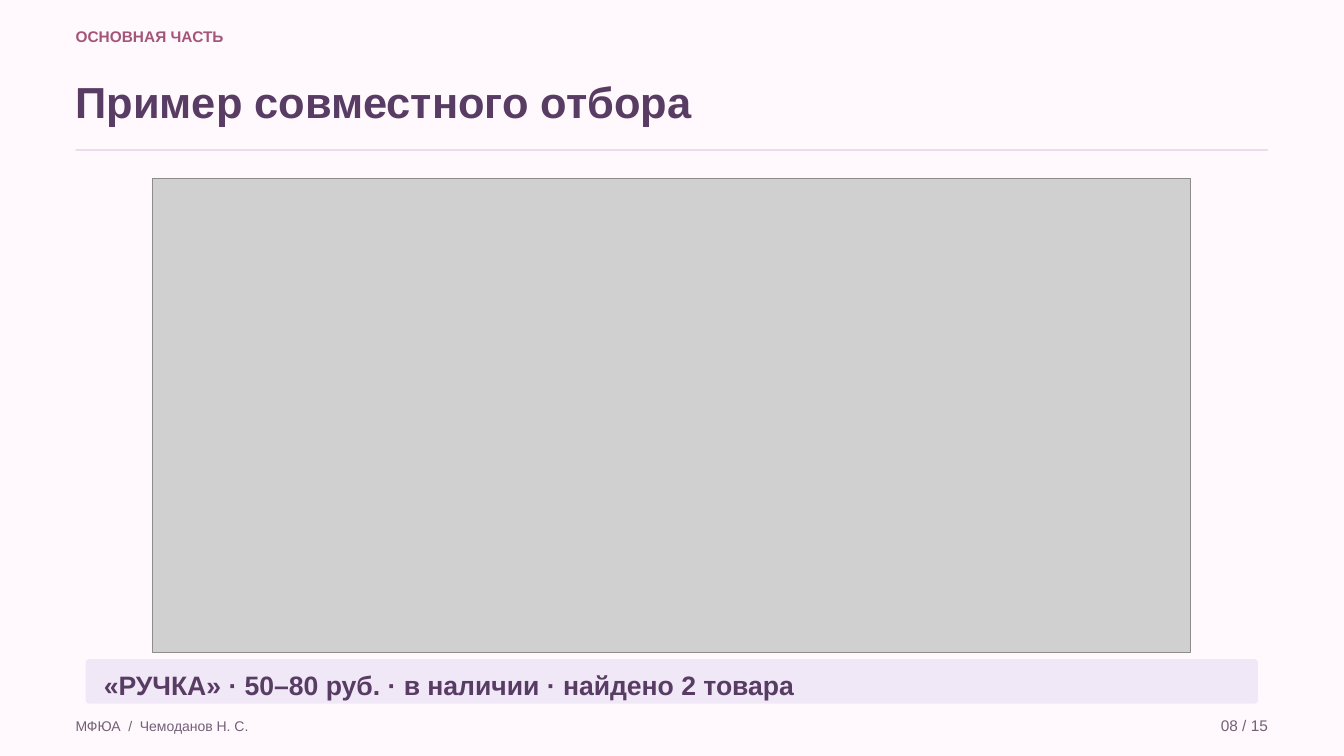
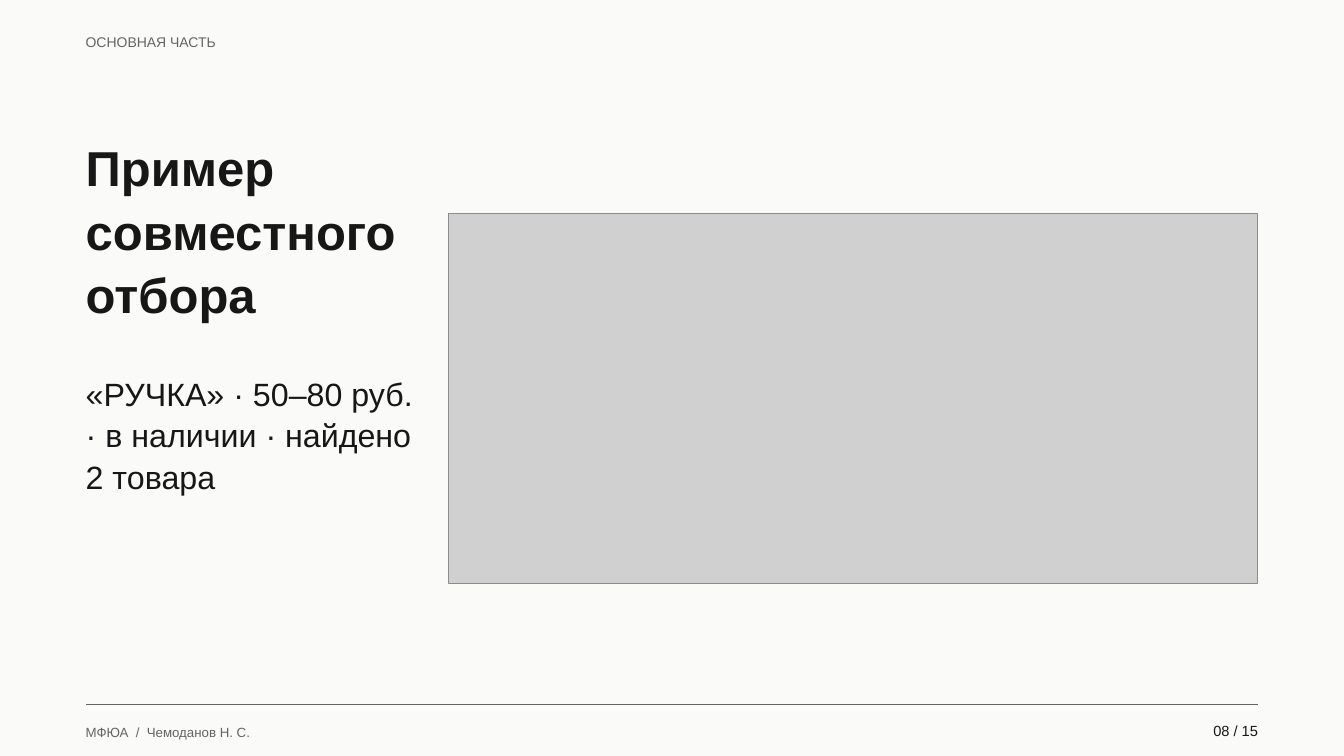
Before and after one commit to Koryza/kyyyyyrsach, a slide deck: slide 8 of docs/defense/catalog_defense.pptx. Drawn at 1344x756 pixels with LibreOffice and Linux fonts; fonts in the diff are those of the drawing; grey boxes stand for pictures. Boxes give left, top, right and bottom in pixels: in the first picture for what was removed or moved away, otherwise in the second. Text is boxed around its words. In the diff, an @@ line names an element or a change of style, - is before the commit and + after.

```diff
--- a/docs/defense/catalog_defense.pptx
+++ b/docs/defense/catalog_defense.pptx
@@ background #FFF8FC to #FAFAF9 @@
@@ text "ОСНОВНАЯ ЧАСТЬ": place and size @@
-text "ОСНОВНАЯ ЧАСТЬ" at (76,31,224,42)
+text "ОСНОВНАЯ ЧАСТЬ" at (86,37,216,47)
@@ text "ОСНОВНАЯ ЧАСТЬ" at (86,37,216,47): size 11 to 10 pt, text colour #A3567A to #646464, bold off; line spacing 1.12 to 1.08; less space between paragraphs @@
@@ rectangle removed at (76,149,1268,151) @@
@@ text "Пример совместного отбора": place and size @@
-text "Пример совместного отбора" at (76,86,691,126)
+text "Пример совместного отбора" at (86,152,396,323)
@@ text "Пример совместного отбора" at (86,152,396,323): size 31 to 35 pt, text colour #583C64 to #171717; line spacing 1.12 to 1.08; less space between paragraphs @@
@@ picture: place and size @@
-picture at (152,178,1191,652)
+picture at (449,214,1258,584)
@@ text "«РУЧКА» · 50–80 руб. · ...": place and size @@
-text "«РУЧКА» · 50–80 руб. · ..." at (104,675,794,701)
+text "«РУЧКА» · 50–80 руб. · ..." at (86,382,412,495)
@@ text "«РУЧКА» · 50–80 руб. · ..." at (86,382,412,495): size 19 to 23 pt, text colour #583C64 to #171717, bold off; line spacing 1.12 to 1.08; less space between paragraphs @@
@@ rounded rectangle removed at (86,659,1258,704) @@
@@ line added from (86, 705) to (1258, 705), #646464 0.7 pt @@
@@ text "МФЮА / Чемоданов Н. С.": place and size @@
-text "МФЮА / Чемоданов Н. С." at (76,721,248,734)
+text "МФЮА / Чемоданов Н. С." at (86,728,250,740)
@@ text "МФЮА / Чемоданов Н. С." at (86,728,250,740): size 10 to 9.5 pt, text colour #726078 to #646464; line spacing 1.12 to 1.08; less space between paragraphs @@
@@ text "08 / 15": place and size @@
-text "08 / 15" at (1221,720,1268,731)
+text "08 / 15" at (1213,725,1258,736)
@@ text "08 / 15" at (1213,725,1258,736): size 11 to 10.5 pt, text colour #726078 to #171717; line spacing 1.12 to 1.08; less space between paragraphs @@
```
Also in this commit, not shown: 14 other slides changed, 9 other files.
